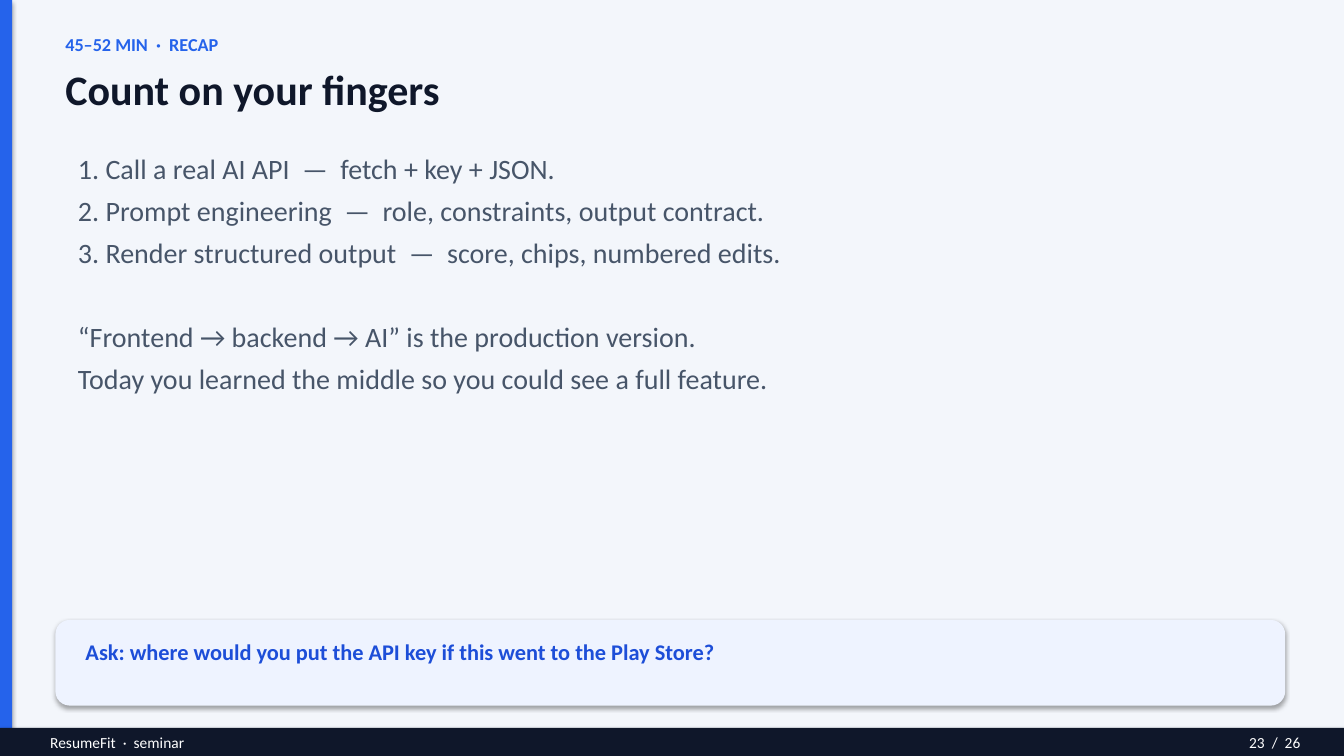
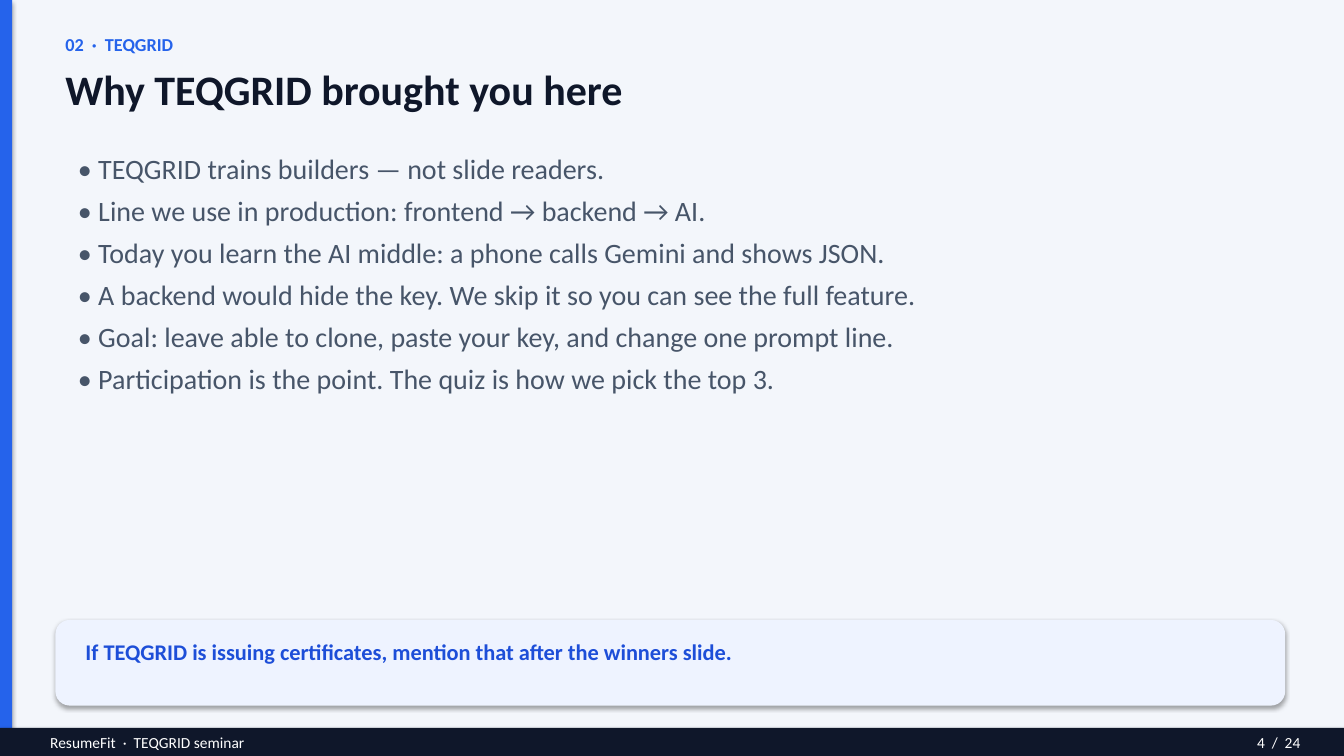
Before and after one commit to Aishwaryaofficial/resume-fit, a slide deck: slide 4 of ResumeFit-Seminar.pptx (slide 23 before the commit). Drawn at 1344x756 pixels with LibreOffice and Linux fonts; fonts in the diff are those of the drawing. Boxes give left, top, right and bottom in pixels: in the first picture for what was removed or moved away, otherwise in the second. Text is boxed around its words. In the diff, an @@ line names an element or a change of style, - is before the commit and + after.

```diff
--- a/ResumeFit-Seminar.pptx
+++ b/ResumeFit-Seminar.pptx
@@ text at [65, 39, 173, 54]: text changed @@
-45–52 MIN · RECAP
+02 · TEQGRID
@@ text at [65, 75, 622, 112]: text changed @@
-Count on your fingers
+Why TEQGRID brought you here
@@ text at [98, 159, 916, 394]: text changed @@
-1. Call a real AI API — fetch + key + JSON.
-2. Prompt engineering — role, constraints, output contract.
-3. Render structured output — score, chips, numbered edits.
-“Frontend → backend → AI” is the production version.
-Today you learned the middle so you could see a full feature.
+• TEQGRID trains builders — not slide readers.
+• Line we use in production: frontend → backend → AI.
+• Today you learn the AI middle: a phone calls Gemini and shows JSON.
+• A backend would hide the key. We skip it so you can see the full feature.
+• Goal: leave able to clone, paste your key, and change one prompt line.
+• Participation is the point. The quiz is how we pick the top 3.
@@ text at [85, 644, 732, 664]: text changed @@
-Ask: where would you put the API key if this went to the Play Store?
+If TEQGRID is issuing certificates, mention that after the winners slide.
@@ text at [50, 737, 244, 750]: text changed @@
-ResumeFit · seminar
+ResumeFit · TEQGRID seminar
@@ text at [1257, 738, 1301, 748]: text changed @@
-23 / 26
+4 / 24
```
Also in this commit, not shown: 11 other slides changed, 12 slides added, 14 slides removed, 3 other files.
